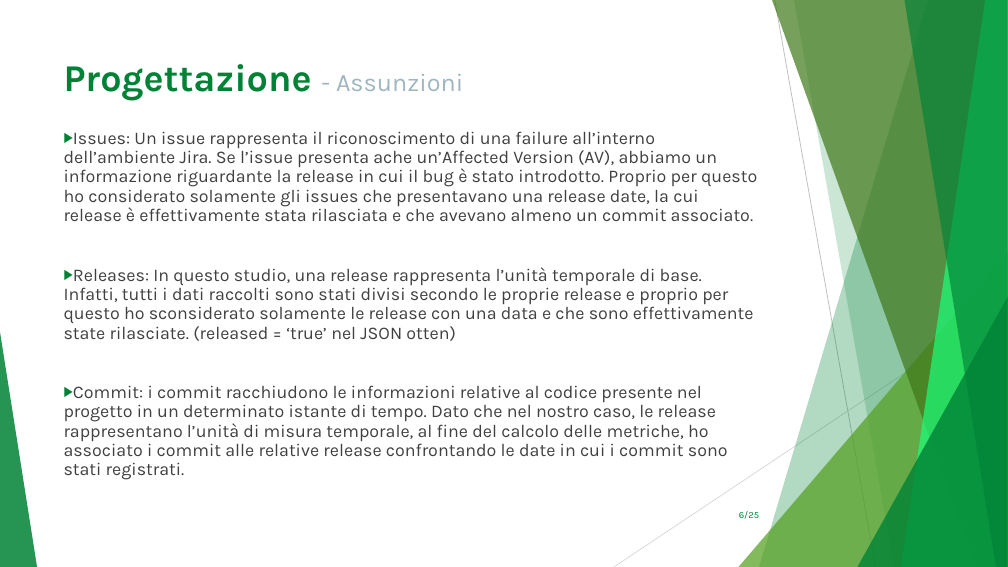
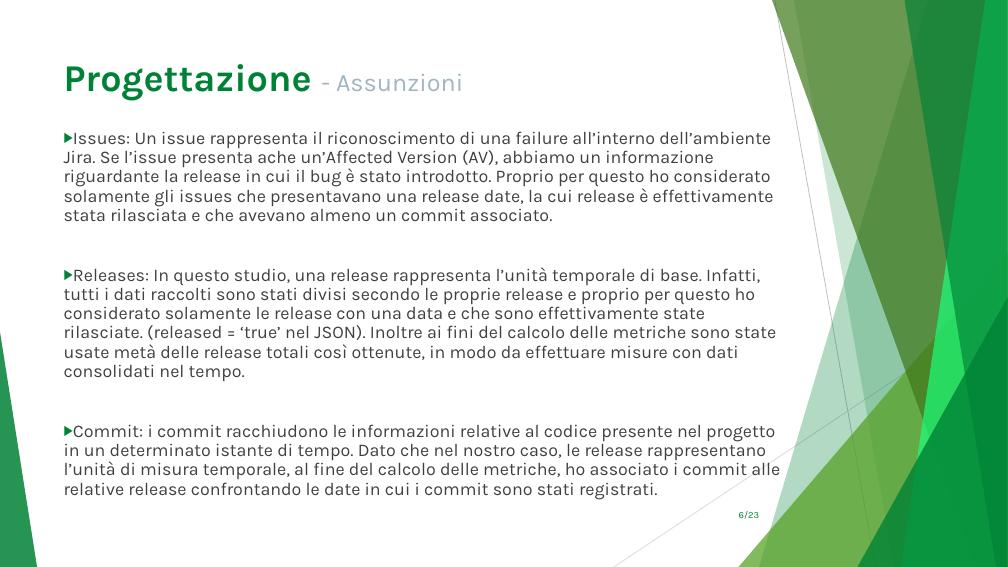
Before and after one commit to Simone-Staccone/ISW2_software_metrics, a slide deck: slide 6 of Presentazione.pptx. Drawn at 1008x567 pixels with LibreOffice and Linux fonts; fonts in the diff are those of the drawing. Boxes give left, top, right and bottom in pixels: in the first picture for what was removed or moved away, otherwise in the second. Text is boxed around its words. In the diff, an @@ line names an element or a change of style, - is before the commit and + after.

```diff
--- a/Presentazione.pptx
+++ b/Presentazione.pptx
@@ text at (64,267,776,381): text changed @@
-▶ Releases: In questo studio, una release rappresenta l’unità temporale di base. Infatti, tutti i dati raccolti sono stati divisi secondo le proprie release e proprio per questo ho sconsiderato solamente le release con una data e che sono effettivamente state rilasciate. (released = ‘true’ nel JSON otten)
+▶ Releases: In questo studio, una release rappresenta l’unità temporale di base. Infatti, tutti i dati raccolti sono stati divisi secondo le proprie release e proprio per questo ho considerato solamente le release con una data e che sono effettivamente state rilasciate. (released = ‘true’ nel JSON). Inoltre ai fini del calcolo delle metriche sono state usate metà delle release totali così ottenute, in modo da effettuare misure con dati consolidati nel tempo.
@@ page number at (739,511,760,519): text changed @@
-6/25
+6/23
```
Also in this commit, not shown: 7 other slides changed, 7 slides added, 9 slides removed, 2 other files.
